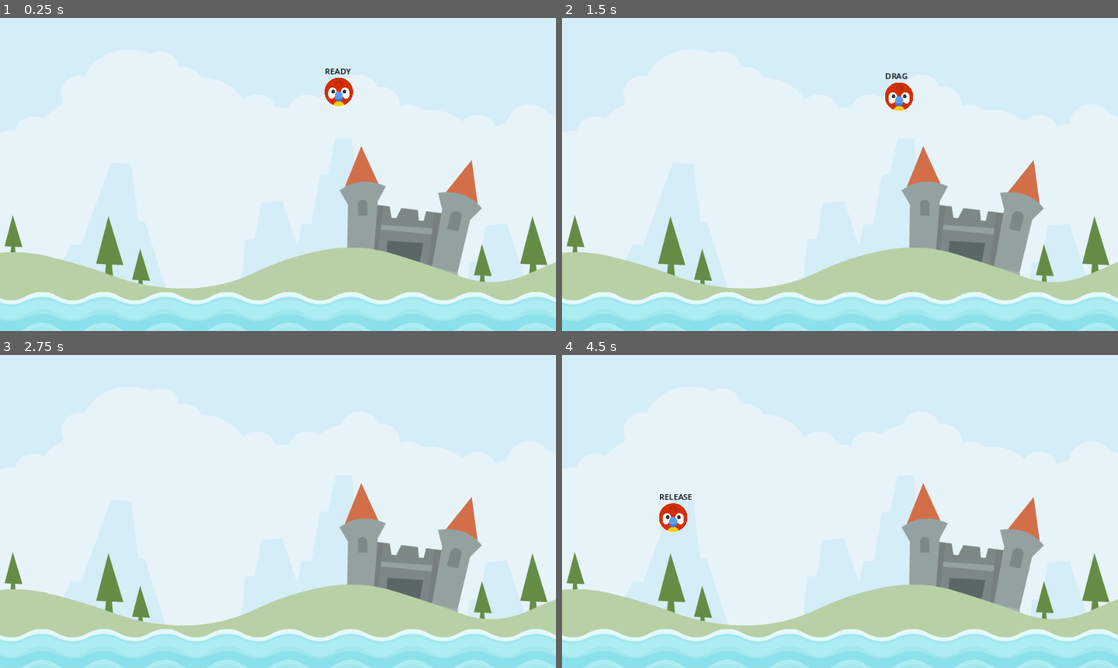
Above: before the commit, frames 1-4 (two rows, left to right).
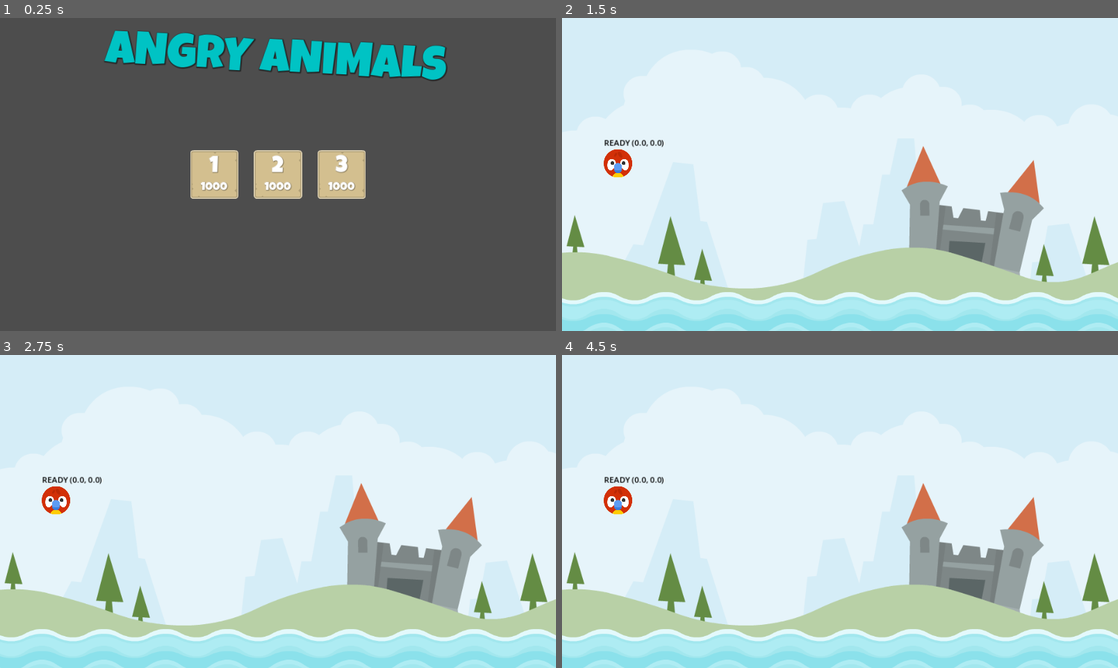
Above: after the commit, the same moments.

Repository: ArthurNvs/Angry-Animals
Game: Godot game, scene res://scenes/main/main.tscn
Two runs of this game, one before a commit and one after it. Both use one fixed random seed, a clock stepped at 60 frames per second and the inputs below. Before the commit the project starts from res://scenes/level/level.tscn.
Inputs (mouse positions are in pixels of both pictures, inside the frame that each line leads up to):
- Up to frame 1 (0.25 s): no input
- Up to frame 2 (1.5 s): click (778, 174) at 0.52 s; tap Enter at 1.25 s; drag from (901, 93) to (895, 105) at 1.27 s
- Up to frame 3 (2.75 s): drag from (166, 527) to (250, 574) at 2.02 s
- Up to frame 4 (4.5 s): move the mouse to (895, 442) at 2.77 s; press the mouse at (895, 442) at 2.78 s; release the mouse at (895, 442) at 3.5 s; tap Space at 3.5 s; drag from (901, 430) to (673, 464) at 3.52 s; move the mouse to (1006, 558) at 4.27 s; press the mouse at (1006, 558) at 4.28 s

The runs differ from the first frame. In frame 1, 100% of the frame differs, in the area x 0-100%, y 0-100%; in frame 2, 0.9%; in frame 3, 0.5%; in frame 4, 1.0%.

Commit message:
FInishes UI and mechanics

Diff:
--- /dev/null
+++ b/assets/lg_24_white.tres
@@ -0,0 +1,9 @@
+[gd_resource type="LabelSettings" load_steps=2 format=3 uid="uid://d1uqtl7letcxy"]
+
+[ext_resource type="FontFile" uid="uid://b1o5ho26jxrxi" path="res://assets/fonts/LuckiestGuy-Regular.ttf" id="1_k8roc"]
+
+[resource]
+font = ExtResource("1_k8roc")
+font_size = 24
+shadow_size = 3
+shadow_color = Color(0, 0, 0, 0.25098)
--- /dev/null
+++ b/assets/lg_48_white.tres
@@ -0,0 +1,9 @@
+[gd_resource type="LabelSettings" load_steps=2 format=3 uid="uid://t0bpwa2gv184"]
+
+[ext_resource type="FontFile" uid="uid://b1o5ho26jxrxi" path="res://assets/fonts/LuckiestGuy-Regular.ttf" id="1_4khy7"]
+
+[resource]
+font = ExtResource("1_4khy7")
+font_size = 48
+shadow_size = 3
+shadow_color = Color(0, 0, 0, 0.25098)
--- a/project.godot
+++ b/project.godot
@@ -11,7 +11,7 @@
 [application]
 
 config/name="Angry Animals"
-run/main_scene="res://scenes/level/level.tscn"
+run/main_scene="res://scenes/main/main.tscn"
 config/features=PackedStringArray("4.2", "Mobile")
 config/icon="res://icon.svg"
 
--- a/scenes/animal/animal.gd
+++ b/scenes/animal/animal.gd
@@ -1,31 +1,70 @@
 extends RigidBody2D
+
+
+# Creates a coordinate limit box
+const DRAG_LIM_MAX: Vector2 = Vector2(0, 60)
+const DRAG_LIM_MIN: Vector2 = Vector2(-60, 0)
+# Multiplier for bird's impulse
+const IMPULSE_MULT: float = 16.0
+const IMPULSE_MAX: float = 1200.0
 
 
 enum ANIMAL_STATE { READY, DRAG, RELEASE }
 
 
-@onready var label = $Label
+var _state: ANIMAL_STATE = ANIMAL_STATE.READY
+var _start: Vector2 = Vector2.ZERO # Animal start position
+var _drag_start: Vector2 = Vector2.ZERO # Mouse drag start position
+var _dragged_vector: Vector2 = Vector2.ZERO # Mouse drag final position
+var _last_dragged_vector: Vector2 = Vector2.ZERO
+var arrow_scale_x: float = 0.0
+var last_collision_count: int = 0
 
 
-var _state: ANIMAL_STATE = ANIMAL_STATE.READY
+@onready var label = $Label
+@onready var arrow = $Arrow
+@onready var stretch_sound = $StretchSound
+@onready var launch_sound = $LaunchSound
+@onready var kick_sound = $KickSound
 
 
 # Called when the node enters the scene tree for the first time.
 func _ready():
-	pass # Replace with function body.
+	_start = position
+	arrow_scale_x = arrow.scale.x
+	arrow.hide()
 
 
 # Called every frame. 'delta' is the elapsed time since the previous frame.
 func _physics_process(delta):
 	update(delta)
 	label.text = "%s" % ANIMAL_STATE.keys()[_state]
+	label.text += " (%.1f, %.1f)" % [_dragged_vector.x, _dragged_vector.y]
+
+
+func get_impulse() -> Vector2:
+	return _dragged_vector * -1 * IMPULSE_MULT
+
+
+func set_release() -> void:
+	freeze = false
+	arrow.hide()
+	apply_central_impulse(get_impulse())
+	launch_sound.play()
+	SignalManager.on_attempt_made.emit()
+
+
+func set_drag() -> void:
+	_drag_start = get_global_mouse_position()
+	arrow.show()
+
 
 func _set_new_state(new_state: ANIMAL_STATE) -> void:
 	_state = new_state
 	if _state == ANIMAL_STATE.RELEASE:
-		freeze = false
+		set_release()
 	elif _state == ANIMAL_STATE.DRAG:
-		pass
+		set_drag()
 
 
 func detect_release_bool() -> bool:
@@ -33,8 +72,32 @@
 		if Input.is_action_just_released("drag") == true:
 			_set_new_state(ANIMAL_STATE.RELEASE)
 			return true
+	return false
 
-	return false
+
+func scale_arrow() -> void:
+	var impulse_len = get_impulse().length()
+	var percentage = impulse_len / IMPULSE_MAX
+	arrow.scale.x = (arrow_scale_x * percentage) + arrow_scale_x
+	arrow.rotation = (_start - position).angle()
+
+
+func play_strech_sound() -> void:
+	if (_last_dragged_vector - _dragged_vector).length() > 0:
+		if stretch_sound.playing == false:
+			stretch_sound.play()
+
+
+func get_dragged_vector(gmp: Vector2) -> Vector2:
+	return gmp - _drag_start
+
+
+func drag_in_limits() -> void:
+	_last_dragged_vector = _dragged_vector
+	# clampf limits the range of x and y to the constants
+	_dragged_vector.x = clampf(_dragged_vector.x, DRAG_LIM_MIN.x, DRAG_LIM_MAX.x)
+	_dragged_vector.y = clampf(_dragged_vector.y, DRAG_LIM_MIN.y, DRAG_LIM_MAX.y)
+	position = _start + _dragged_vector
 
 
 func update_drag() -> void:
@@ -42,14 +105,28 @@
 		return
 
 	var gmp = get_global_mouse_position()
-	position = gmp
+	_dragged_vector = get_dragged_vector(gmp)
+	play_strech_sound()
+	drag_in_limits()
+	scale_arrow()
+
+
+func play_collision() -> void:
+	if last_collision_count == 0 and get_contact_count() > 0 and kick_sound.playing == false:
+		kick_sound.play()
+	last_collision_count = get_contact_count()
+
+
+func update_flight() -> void:
+	play_collision()
 
 
 func update(delta: float) -> void:
 	match _state:
 		ANIMAL_STATE.DRAG:
 			update_drag()
-
+		ANIMAL_STATE.RELEASE:
+			update_flight()
 
 func die() -> void:
 	SignalManager.on_animal_died.emit()
@@ -63,3 +140,11 @@
 func _on_input_event(viewport, event: InputEvent, shape_idx):
 	if _state == ANIMAL_STATE.READY and event.is_action_pressed("drag"):
 		_set_new_state(ANIMAL_STATE.DRAG)
+
+
+func _on_sleeping_state_changed():
+	if sleeping == true:
+		var cb = get_colliding_bodies()
+		if cb.size() > 0:
+			cb[0].die()
+		call_deferred("die")
--- a/scenes/animal/animal.tscn
+++ b/scenes/animal/animal.tscn
@@ -1,13 +1,19 @@
-[gd_scene load_steps=4 format=3 uid="uid://ffdvslxl0j4f"]
+[gd_scene load_steps=8 format=3 uid="uid://ffdvslxl0j4f"]
 
 [ext_resource type="Script" path="res://scenes/animal/animal.gd" id="1_fp6qf"]
 [ext_resource type="Texture2D" uid="uid://btwrrr0aciin2" path="res://icon.svg" id="1_mkr62"]
+[ext_resource type="Texture2D" uid="uid://ckkdinrx5c184" path="res://assets/items/arrow.png" id="3_07576"]
+[ext_resource type="AudioStream" uid="uid://2vey1574nw1m" path="res://assets/audio/stretch2.ogg" id="4_ja6su"]
+[ext_resource type="AudioStream" uid="uid://cy8pbhllmqvmw" path="res://assets/audio/catapult.ogg" id="5_8cxax"]
+[ext_resource type="AudioStream" uid="uid://3340vnmmi5o" path="res://assets/audio/kick_wood.ogg" id="6_um83k"]
 
 [sub_resource type="CircleShape2D" id="CircleShape2D_c4v8h"]
 
 [node name="Animal" type="RigidBody2D"]
 input_pickable = true
 freeze = true
+max_contacts_reported = 1
+contact_monitor = true
 script = ExtResource("1_fp6qf")
 
 [node name="Sprite2D" type="Sprite2D" parent="."]
@@ -30,5 +36,22 @@
 theme_override_colors/font_color = Color(0, 0, 0, 1)
 text = "DEBUG"
 
+[node name="Arrow" type="Sprite2D" parent="."]
+scale = Vector2(0.3, 0.3)
+texture = ExtResource("3_07576")
+offset = Vector2(180, 0)
+
+[node name="StretchSound" type="AudioStreamPlayer2D" parent="."]
+scale = Vector2(0.3, 0.3)
+stream = ExtResource("4_ja6su")
+
+[node name="LaunchSound" type="AudioStreamPlayer2D" parent="."]
+scale = Vector2(0.3, 0.3)
+stream = ExtResource("5_8cxax")
+
+[node name="KickSound" type="AudioStreamPlayer2D" parent="."]
+stream = ExtResource("6_um83k")
+
 [connection signal="input_event" from="." to="." method="_on_input_event"]
+[connection signal="sleeping_state_changed" from="." to="." method="_on_sleeping_state_changed"]
 [connection signal="screen_exited" from="VisibleOnScreenNotifier2D" to="." method="_on_visible_on_screen_notifier_2d_screen_exited"]
--- /dev/null
+++ b/scenes/cup/cup.gd
@@ -0,0 +1,13 @@
+extends StaticBody2D
+
+
+@onready var animation_player = $AnimationPlayer
+
+
+func die() -> void:
+	animation_player.play("vanish")
+
+
+func _on_animation_player_animation_finished(anim_name):
+	SignalManager.on_cup_destroyed.emit()
+	queue_free()
--- /dev/null
+++ b/scenes/cup/cup.tscn
@@ -0,0 +1,89 @@
+[gd_scene load_steps=8 format=3 uid="uid://dm2jx7mdxgunl"]
+
+[ext_resource type="Script" path="res://scenes/cup/cup.gd" id="1_lfq1j"]
+[ext_resource type="Texture2D" uid="uid://bbier7afytwyq" path="res://assets/env/elementWood004.png" id="1_vvpuc"]
+[ext_resource type="Texture2D" uid="uid://dlux4k7k2myne" path="res://assets/env/elementWood015.png" id="2_mipgy"]
+[ext_resource type="AudioStream" uid="uid://ewytdwpo80bb" path="res://assets/audio/vanish.wav" id="3_bo77o"]
+
+[sub_resource type="Animation" id="Animation_o213o"]
+length = 0.001
+tracks/0/type = "value"
+tracks/0/imported = false
+tracks/0/enabled = true
+tracks/0/path = NodePath("Sprites:scale")
+tracks/0/interp = 1
+tracks/0/loop_wrap = true
+tracks/0/keys = {
+"times": PackedFloat32Array(0),
+"transitions": PackedFloat32Array(1),
+"update": 0,
+"values": [Vector2(0.5, 0.5)]
+}
+
+[sub_resource type="Animation" id="Animation_bs84r"]
+resource_name = "vanish"
+length = 0.89
+tracks/0/type = "value"
+tracks/0/imported = false
+tracks/0/enabled = true
+tracks/0/path = NodePath("Sprites:scale")
+tracks/0/interp = 1
+tracks/0/loop_wrap = true
+tracks/0/keys = {
+"times": PackedFloat32Array(0, 0.3, 0.8),
+"transitions": PackedFloat32Array(1, 1, 1),
+"update": 0,
+"values": [Vector2(0.5, 0.5), Vector2(1, 1), Vector2(1e-05, 1e-05)]
+}
+tracks/1/type = "audio"
+tracks/1/imported = false
+tracks/1/enabled = true
+tracks/1/path = NodePath("Vanish")
+tracks/1/interp = 1
+tracks/1/loop_wrap = true
+tracks/1/keys = {
+"clips": [{
+"end_offset": 0.0,
+"start_offset": 0.0,
+"stream": ExtResource("3_bo77o")
+}],
+"times": PackedFloat32Array(0)
+}
+tracks/1/use_blend = true
+
+[sub_resource type="AnimationLibrary" id="AnimationLibrary_ac7qp"]
+_data = {
+"RESET": SubResource("Animation_o213o"),
+"vanish": SubResource("Animation_bs84r")
+}
+
+[node name="Cup" type="StaticBody2D"]
+script = ExtResource("1_lfq1j")
+
+[node name="Sprites" type="Node2D" parent="."]
+scale = Vector2(0.5, 0.5)
+
+[node name="Sprite2D" type="Sprite2D" parent="Sprites"]
+position = Vector2(-72, -68)
+texture = ExtResource("1_vvpuc")
+
+[node name="Sprite2D2" type="Sprite2D" parent="Sprites"]
+position = Vector2(72, -68)
+texture = ExtResource("1_vvpuc")
+flip_h = true
+
+[node name="Sprite2D3" type="Sprite2D" parent="Sprites"]
+texture = ExtResource("2_mipgy")
+flip_h = true
+
+[node name="CollisionPolygon2D" type="CollisionPolygon2D" parent="."]
+polygon = PackedVector2Array(-53, -50, -54, 17, 54, 17, 53, -51, 19, -17, -19, -17)
+
+[node name="Vanish" type="AudioStreamPlayer2D" parent="."]
+
+[node name="AnimationPlayer" type="AnimationPlayer" parent="."]
+libraries = {
+"": SubResource("AnimationLibrary_ac7qp")
+}
+
+[connection signal="animation_finished" from="AnimationPlayer" to="." method="_on_animation_player_animation_finished"]
--- a/scenes/level/level.gd
+++ b/scenes/level/level.gd
@@ -1,6 +1,9 @@
 extends Node2D
 
 const ANIMAL = preload("res://scenes/animal/animal.tscn")
+const MAIN = preload("res://scenes/main/main.tscn")
+
+
 @onready var animal_start = $AnimalStart
 
 
@@ -12,7 +15,8 @@
 
 # Called every frame. 'delta' is the elapsed time since the previous frame.
 func _process(_delta):
-	pass
+	if Input.is_key_pressed(KEY_ESCAPE):
+		get_tree().change_scene_to_packed(MAIN)
 
 
 func add_animal() -> void:
--- a/scenes/level/level.tscn
+++ b/scenes/level/level.tscn
@@ -13,7 +13,7 @@
 texture = ExtResource("1_vf5eb")
 
 [node name="AnimalStart" type="Marker2D" parent="."]
-position = Vector2(702, 153)
+position = Vector2(116, 301)
 
 [node name="Water" parent="." instance=ExtResource("2_yw1tc")]
 z_index = 1
--- /dev/null
+++ b/scenes/level/level_1.tscn
@@ -0,0 +1,9 @@
+[gd_scene load_steps=3 format=3 uid="uid://q1py1i76iq5b"]
+
+[ext_resource type="PackedScene" uid="uid://qmnpps38m5au" path="res://scenes/level/level.tscn" id="1_43m8n"]
+[ext_resource type="PackedScene" uid="uid://dm2jx7mdxgunl" path="res://scenes/cup/cup.tscn" id="2_2pdk7"]
+
+[node name="Level" instance=ExtResource("1_43m8n")]
+
+[node name="Cup" parent="." index="3" instance=ExtResource("2_2pdk7")]
+position = Vector2(347, 465)
--- /dev/null
+++ b/scenes/level/level_2.tscn
@@ -0,0 +1,12 @@
+[gd_scene load_steps=3 format=3 uid="uid://by51a76t3qf7a"]
+
+[ext_resource type="PackedScene" uid="uid://qmnpps38m5au" path="res://scenes/level/level.tscn" id="1_ndd5a"]
+[ext_resource type="PackedScene" uid="uid://dm2jx7mdxgunl" path="res://scenes/cup/cup.tscn" id="2_8ci48"]
+
+[node name="Level" instance=ExtResource("1_ndd5a")]
+
+[node name="Cup" parent="." index="3" instance=ExtResource("2_8ci48")]
+position = Vector2(317, 465)
+
+[node name="Cup2" parent="." index="4" instance=ExtResource("2_8ci48")]
+position = Vector2(509, 403)
--- /dev/null
+++ b/scenes/level/level_3.tscn
@@ -0,0 +1,15 @@
+[gd_scene load_steps=3 format=3 uid="uid://c1onn4p54ka3q"]
+
+[ext_resource type="PackedScene" uid="uid://qmnpps38m5au" path="res://scenes/level/level.tscn" id="1_r7leq"]
+[ext_resource type="PackedScene" uid="uid://dm2jx7mdxgunl" path="res://scenes/cup/cup.tscn" id="2_i0ngu"]
+
+[node name="Level" instance=ExtResource("1_r7leq")]
+
+[node name="Cup" parent="." index="3" instance=ExtResource("2_i0ngu")]
+position = Vector2(314, 466)
+
+[node name="Cup2" parent="." index="4" instance=ExtResource("2_i0ngu")]
+position = Vector2(673, 496)
+
+[node name="Cup3" parent="." index="5" instance=ExtResource("2_i0ngu")]
+position = Vector2(1027, 437)
--- /dev/null
+++ b/scenes/level_button/level_button.gd
@@ -0,0 +1,33 @@
+extends TextureButton
+
+
+const HOVER_SCALE: Vector2 = Vector2(1.1, 1.1)
+const DEFAULT_SCALE: Vector2 = Vector2(1.0, 1.0)
+
+
+@export var level_number: int = 1
+
+
+@onready var level_label = $MarginContainer/VBoxContainer/LevelLabel
+@onready var score_label = $MarginContainer/VBoxContainer/ScoreLabel
+
+
+var _level_scene: PackedScene
+
+
+# Called when the node enters the scene tree for the first time.
+func _ready():
+	level_label.text = str(level_number)
+	_level_scene = load("res://scenes/level/level_%s.tscn" % level_number)
+
+
+func _on_pressed():
+	get_tree().change_scene_to_packed(_level_scene)
+
+
+func _on_mouse_entered():
+	scale = HOVER_SCALE
+
+
+func _on_mouse_exited():
+	scale = DEFAULT_SCALE
--- /dev/null
+++ b/scenes/level_button/level_button.tscn
@@ -0,0 +1,53 @@
+[gd_scene load_steps=5 format=3 uid="uid://bfagegu5o7hkm"]
+
+[ext_resource type="Texture2D" uid="uid://dhkbpa126myaf" path="res://assets/ui/panel_beige.png" id="1_0f08s"]
+[ext_resource type="Script" path="res://scenes/level_button/level_button.gd" id="2_avvr7"]
+[ext_resource type="LabelSettings" uid="uid://t0bpwa2gv184" path="res://assets/lg_48_white.tres" id="2_du62d"]
+[ext_resource type="LabelSettings" uid="uid://d1uqtl7letcxy" path="res://assets/lg_24_white.tres" id="3_kaxjl"]
+
+[node name="LevelButton" type="TextureButton"]
+anchors_preset = 8
+anchor_left = 0.5
+anchor_top = 0.5
+anchor_right = 0.5
+anchor_bottom = 0.5
+offset_left = -50.0
+offset_top = -50.0
+offset_right = 50.0
+offset_bottom = 50.0
+grow_horizontal = 2
+grow_vertical = 2
+pivot_offset = Vector2(50, 50)
+size_flags_horizontal = 4
+texture_normal = ExtResource("1_0f08s")
+script = ExtResource("2_avvr7")
+
+[node name="MarginContainer" type="MarginContainer" parent="."]
+layout_mode = 1
+anchors_preset = 15
+anchor_right = 1.0
+anchor_bottom = 1.0
+grow_horizontal = 2
+grow_vertical = 2
+theme_override_constants/margin_top = 10
+
+[node name="VBoxContainer" type="VBoxContainer" parent="MarginContainer"]
+layout_mode = 2
+
+[node name="LevelLabel" type="Label" parent="MarginContainer/VBoxContainer"]
+layout_mode = 2
+text = "1"
+label_settings = ExtResource("2_du62d")
+horizontal_alignment = 1
+vertical_alignment = 1
+
+[node name="ScoreLabel" type="Label" parent="MarginContainer/VBoxContainer"]
+layout_mode = 2
+text = "1000"
+label_settings = ExtResource("3_kaxjl")
+horizontal_alignment = 1
+vertical_alignment = 1
+
+[connection signal="mouse_entered" from="." to="." method="_on_mouse_entered"]
+[connection signal="mouse_exited" from="." to="." method="_on_mouse_exited"]
+[connection signal="pressed" from="." to="." method="_on_pressed"]
--- /dev/null
+++ b/scenes/main/main.gd
@@ -0,0 +1,11 @@
+extends Control
+
+
+# Called when the node enters the scene tree for the first time.
+func _ready():
+	pass # Replace with function body.
+
+
+# Called every frame. 'delta' is the elapsed time since the previous frame.
+func _process(delta):
+	pass
--- /dev/null
+++ b/scenes/main/main.tscn
@@ -0,0 +1,77 @@
+[gd_scene load_steps=6 format=3 uid="uid://bms5b3pqjpnas"]
+
+[ext_resource type="Texture2D" uid="uid://cw7wfod1rhpvq" path="res://assets/env/MainBG.png" id="1_hnqpb"]
+[ext_resource type="PackedScene" uid="uid://bfagegu5o7hkm" path="res://scenes/level_button/level_button.tscn" id="2_yjp8s"]
+[ext_resource type="FontFile" uid="uid://b1o5ho26jxrxi" path="res://assets/fonts/LuckiestGuy-Regular.ttf" id="3_wpt2j"]
+[ext_resource type="AudioStream" uid="uid://bsoa7u8jvg6xc" path="res://assets/audio/birdsong.wav" id="4_grl4f"]
+
+[sub_resource type="LabelSettings" id="LabelSettings_watkt"]
+font = ExtResource("3_wpt2j")
+font_size = 96
+font_color = Color(0, 0.766441, 0.76833, 1)
+shadow_size = 8
+shadow_color = Color(0, 0, 0, 0.435294)
+
+[node name="Main" type="Control"]
+layout_mode = 3
+anchors_preset = 15
+anchor_right = 1.0
+anchor_bottom = 1.0
+grow_horizontal = 2
+grow_vertical = 2
+
+[node name="TextureRect" type="TextureRect" parent="."]
+layout_mode = 0
+offset_left = -31.0
+offset_top = -64.0
+offset_right = 1237.0
+offset_bottom = 679.0
+texture = ExtResource("1_hnqpb")
+
+[node name="HBoxContainer" type="HBoxContainer" parent="."]
+layout_mode = 1
+anchors_preset = 8
+anchor_left = 0.5
+anchor_top = 0.5
+anchor_right = 0.5
+anchor_bottom = 0.5
+offset_left = -182.0
+offset_top = -50.0
+offset_right = 182.0
+offset_bottom = 50.0
+grow_horizontal = 2
+grow_vertical = 2
+theme_override_constants/separation = 32
+
+[node name="LevelButton" parent="HBoxContainer" instance=ExtResource("2_yjp8s")]
+layout_mode = 2
+
+[node name="LevelButton2" parent="HBoxContainer" instance=ExtResource("2_yjp8s")]
+layout_mode = 2
+level_number = 2
+
+[node name="LevelButton3" parent="HBoxContainer" instance=ExtResource("2_yjp8s")]
+layout_mode = 2
+level_number = 3
+
+[node name="MarginContainer" type="MarginContainer" parent="."]
+layout_mode = 1
+anchors_preset = 5
+anchor_left = 0.5
+anchor_right = 0.5
+offset_left = -353.5
+offset_right = 353.5
+offset_bottom = 117.0
+grow_horizontal = 2
+rotation = 0.0523599
+theme_override_constants/margin_top = 24
+
+[node name="Label" type="Label" parent="MarginContainer"]
+layout_mode = 2
+size_flags_horizontal = 4
+text = "ANGRY ANIMALS"
+label_settings = SubResource("LabelSettings_watkt")
+
+[node name="AudioStreamPlayer" type="AudioStreamPlayer" parent="."]
+stream = ExtResource("4_grl4f")
+autoplay = true
--- a/singletons/signal_manager.gd
+++ b/singletons/signal_manager.gd
@@ -1,3 +1,5 @@
 extends Node
 
 signal on_animal_died
+signal on_cup_destroyed
+signal on_attempt_made
Not shown, changed: assets/audio/birdsong.wav.import
